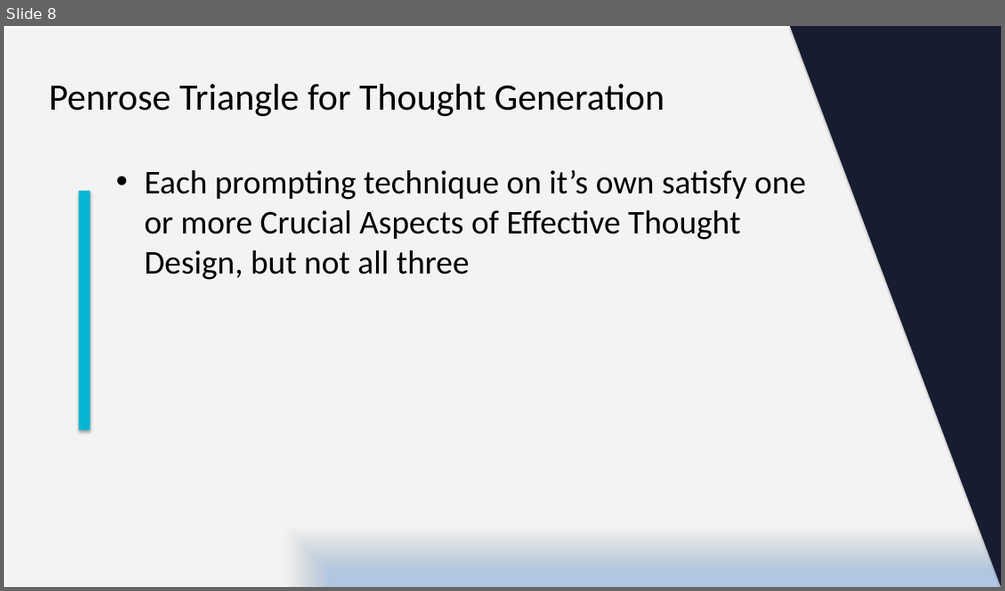
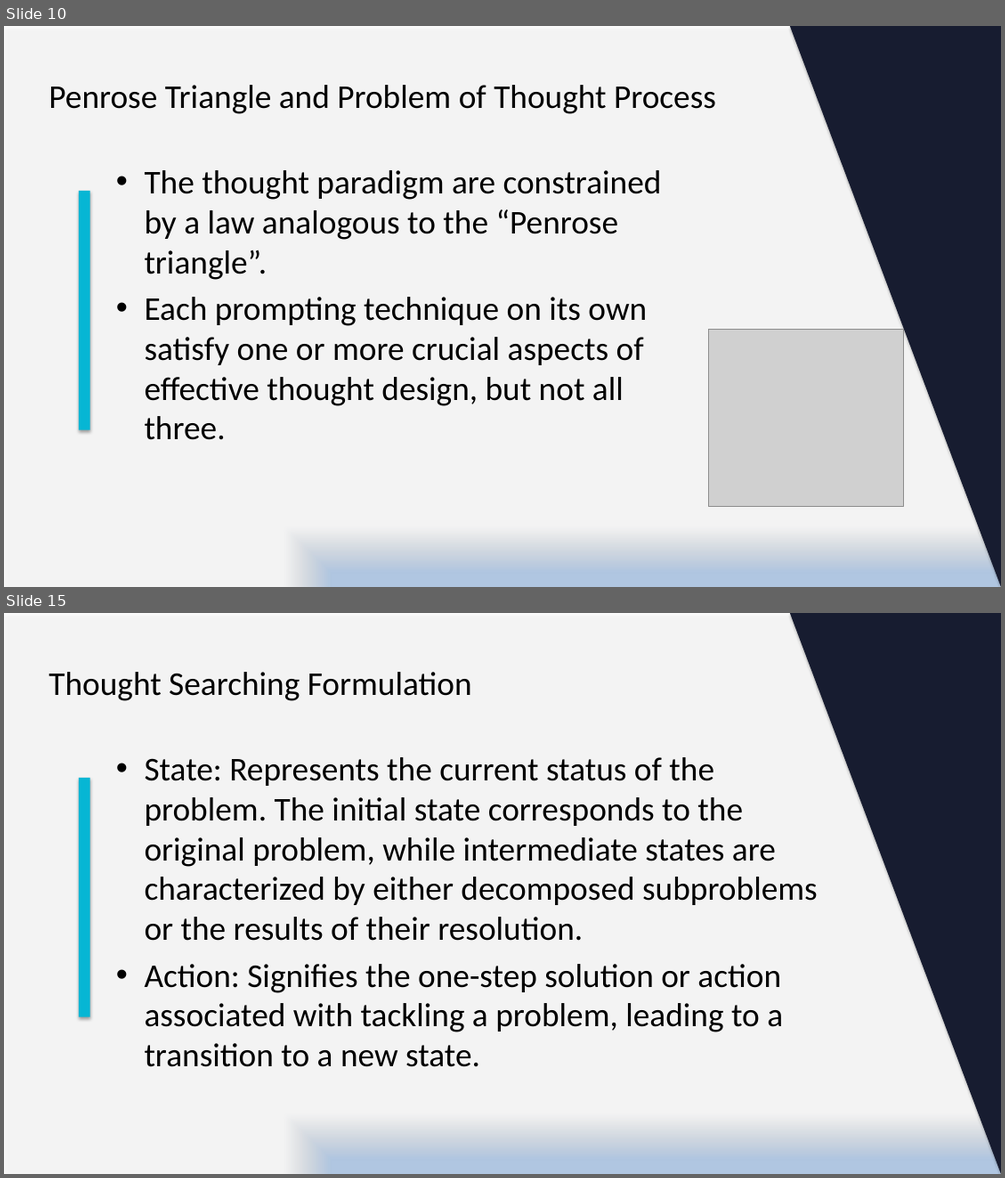
Before and after one commit to kafeiaulait-gif/HI-634-Assignment_2, a slide deck: slide_deck/Everything_of_Thoughts_Dynamic_Final.pptx. Shown one above the other, each under a label of ours: slide 8 before the commit, slides 10 and 15 after it; the slides between them are not shown. The pictures are 1005x591 and 1005x1178 pixels, drawn with LibreOffice and Linux fonts; fonts in the diff are those of the drawing; grey boxes stand for pictures. Boxes give left, top, right and bottom in pixels: in the first picture for what was removed or moved away, otherwise in the second. Text is boxed around its words. In the diff, an @@ line names an element or a change of style, - is before the commit and + after.

```diff
--- a/slide_deck/Everything_of_Thoughts_Dynamic_Final.pptx
+++ b/slide_deck/Everything_of_Thoughts_Dynamic_Final.pptx
@@ slide 15 added at box(4, 613, 1001, 1174), background #FFFFFF @@
@@ rectangle added at box(4, 613, 1001, 1174), fill gradient #F6F9FC to #C3D69B to #B0C6E1 to #FFFFFF @@
@@ right triangle added at box(790, 613, 1001, 1174), fill #171C30 @@
@@ title added at box(48, 672, 472, 701), 32 pt, text #000000 @@
+Thought Searching Formulation
@@ text added at box(145, 757, 817, 1067), 32 pt, text #000000 @@
+• State: Represents the current status of the problem. The initial state corresponds to the original problem, while intermediate states are characterized by either decomposed subproblems or the results of their resolution.
+• Action: Signifies the one-step solution or action associated with tackling a problem, leading to a transition to a new state.
@@ rectangle added at box(79, 778, 90, 1017), fill #06B6D4 @@
@@ what was slide 8 is now slide 10 @@
@@ slide 10 changed as well @@
@@ title at box(48, 85, 716, 114): text changed; size 36 to 32 pt @@
-Penrose Triangle for Thought Generation
+Penrose Triangle and Problem of Thought Process
@@ text at box(145, 170, 662, 440): text changed @@
-• Each prompting technique on it’s own satisfy one or more Crucial Aspects of Effective Thought Design, but not all three
+• The thought paradigm are constrained by a law analogous to the “Penrose triangle”.
+• Each prompting technique on its own satisfy one or more crucial aspects of effective thought design, but not all three.
@@ picture added at box(709, 329, 904, 506) @@
```
Also in this commit, not shown: 5 other slides changed, 13 other slides added, 1 slide removed, 10 other files.
